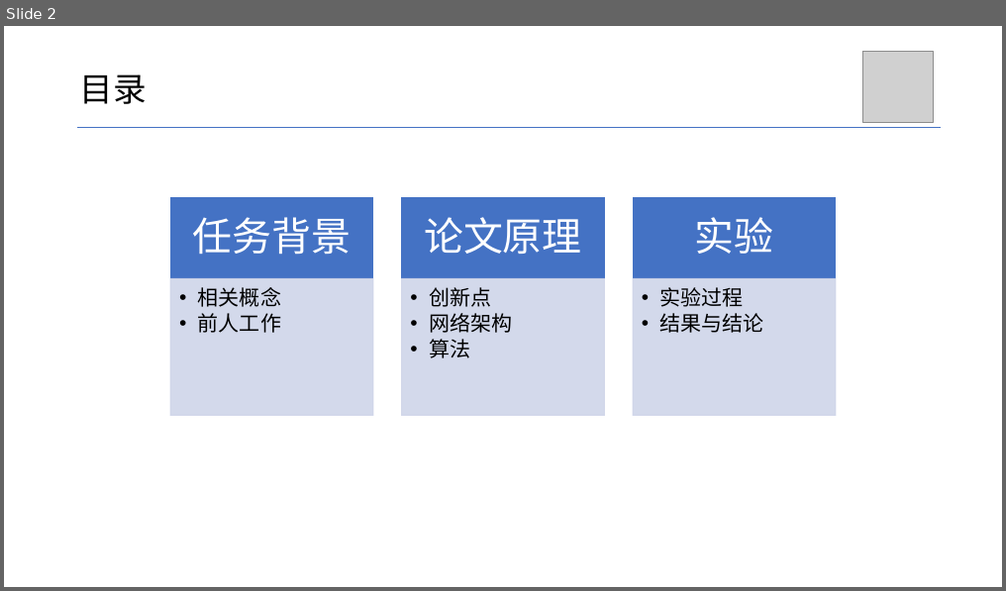
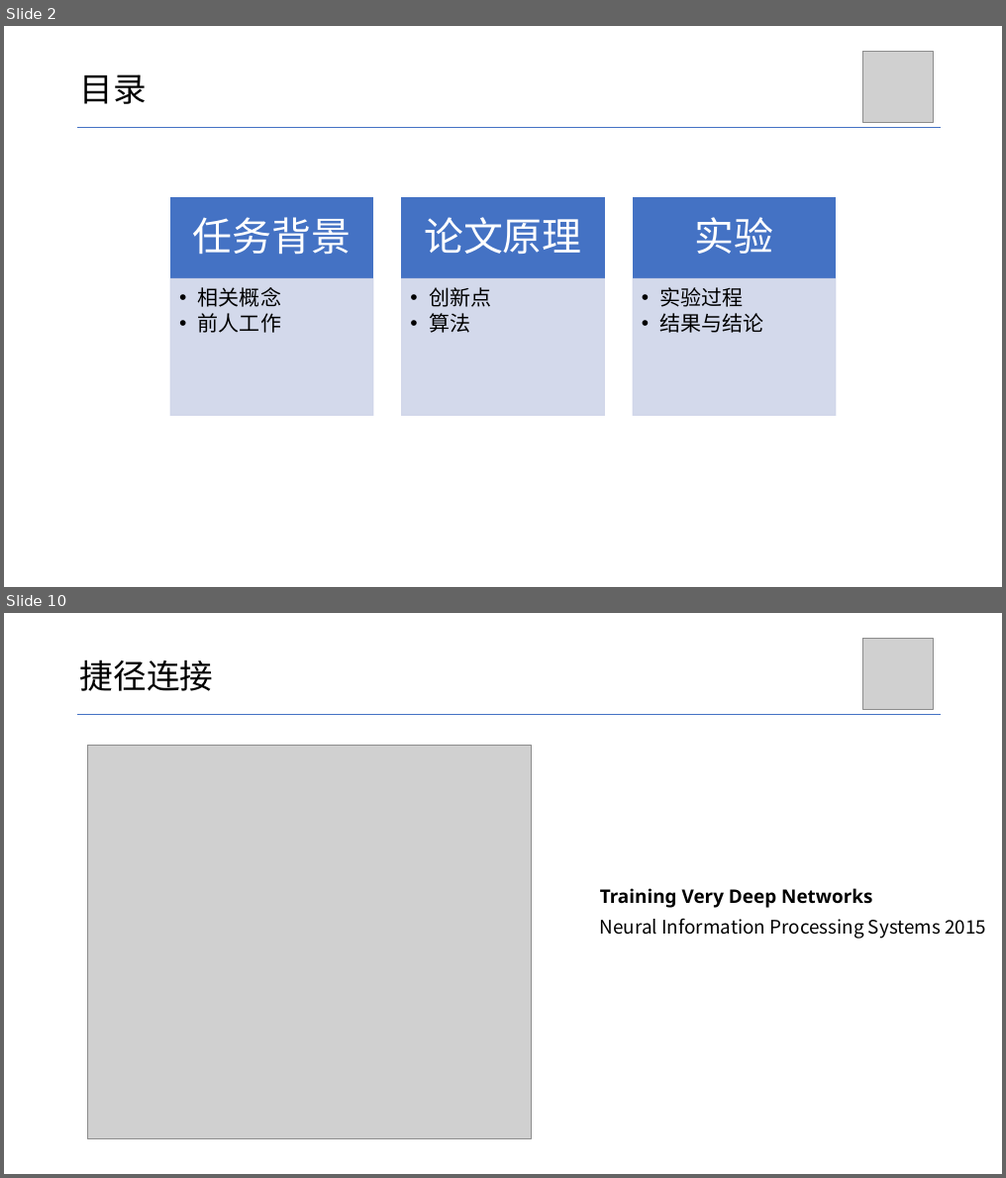
Before and after one commit to Grimm114514/cv-homework, a slide deck: 文献阅读/张宗桪-.pptx. Shown one above the other, each under a label of ours: slide 2 before the commit, slides 2 and 10 after it; the slides between them are not shown. The pictures are 1006x591 and 1006x1178 pixels, drawn with LibreOffice and Linux fonts; fonts in the diff are those of the drawing; grey boxes stand for pictures. Boxes give left, top, right and bottom in pixels: in the first picture for what was removed or moved away, otherwise in the second. Text is boxed around its words. In the diff, an @@ line names an element or a change of style, - is before the commit and + after.

```diff
--- a/文献阅读/张宗桪-.pptx
+++ b/文献阅读/张宗桪-.pptx
@@ slide 10 added at (4, 613, 1002, 1174), background #FFFFFF @@
@@ picture added at (862, 639, 934, 710) @@
@@ title added at (80, 660, 213, 691), 32 pt, text #000000 @@
+捷径连接
@@ line added from (77, 714) to (941, 714), #4472C4 0.5 pt @@
@@ picture added at (87, 746, 531, 1140) @@
@@ text added at (600, 888, 986, 939), 18 pt, text #000000 @@
+Training Very Deep Networks
+Neural Information Processing Systems 2015
@@ slide 2 changed as well @@
@@ text at (429, 313, 512, 333): paragraph removed @@
-  • 网络架构
```
Also in this commit, not shown: 1 other slide changed, 14 other slides added, 1 slide removed, 17 other files.
